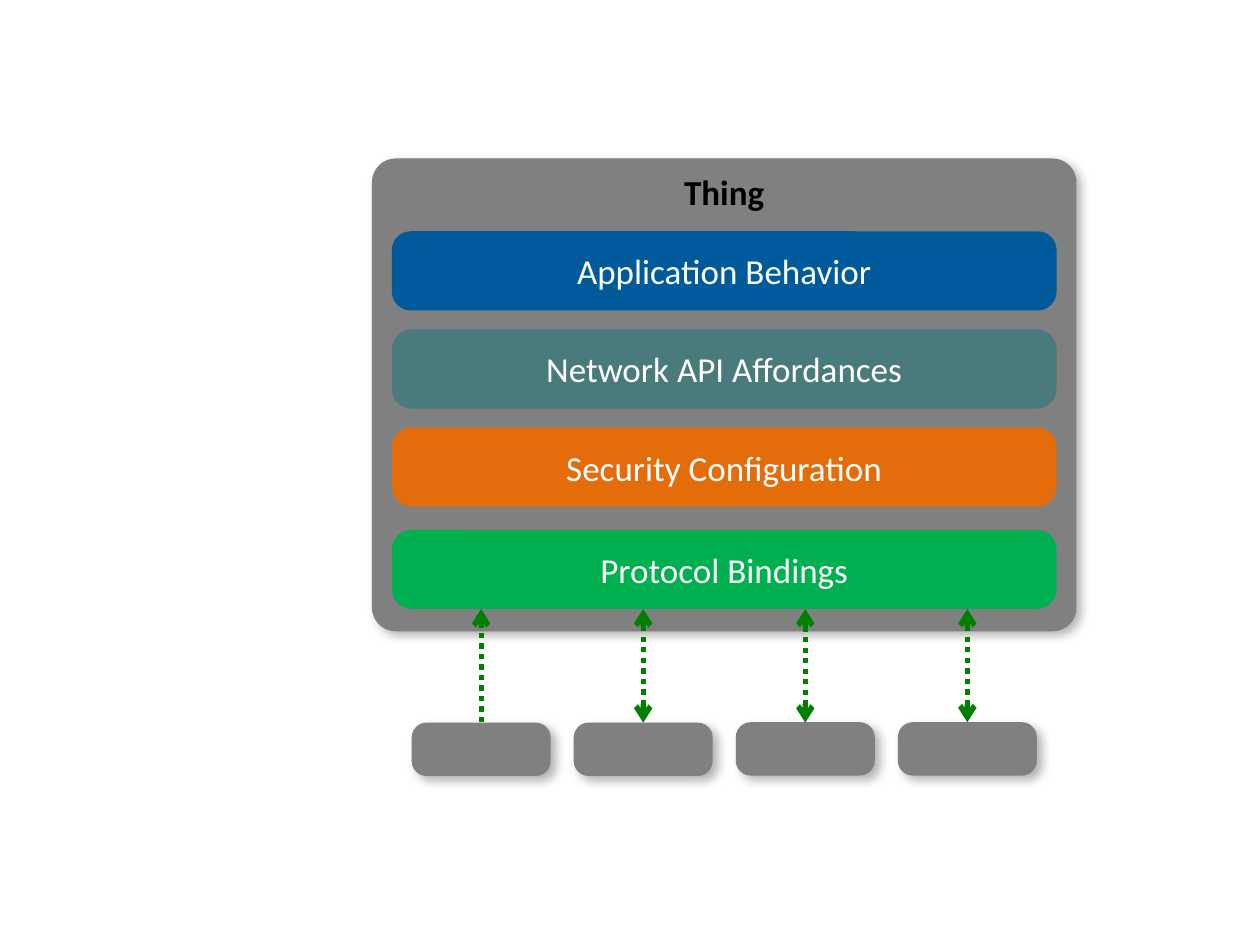
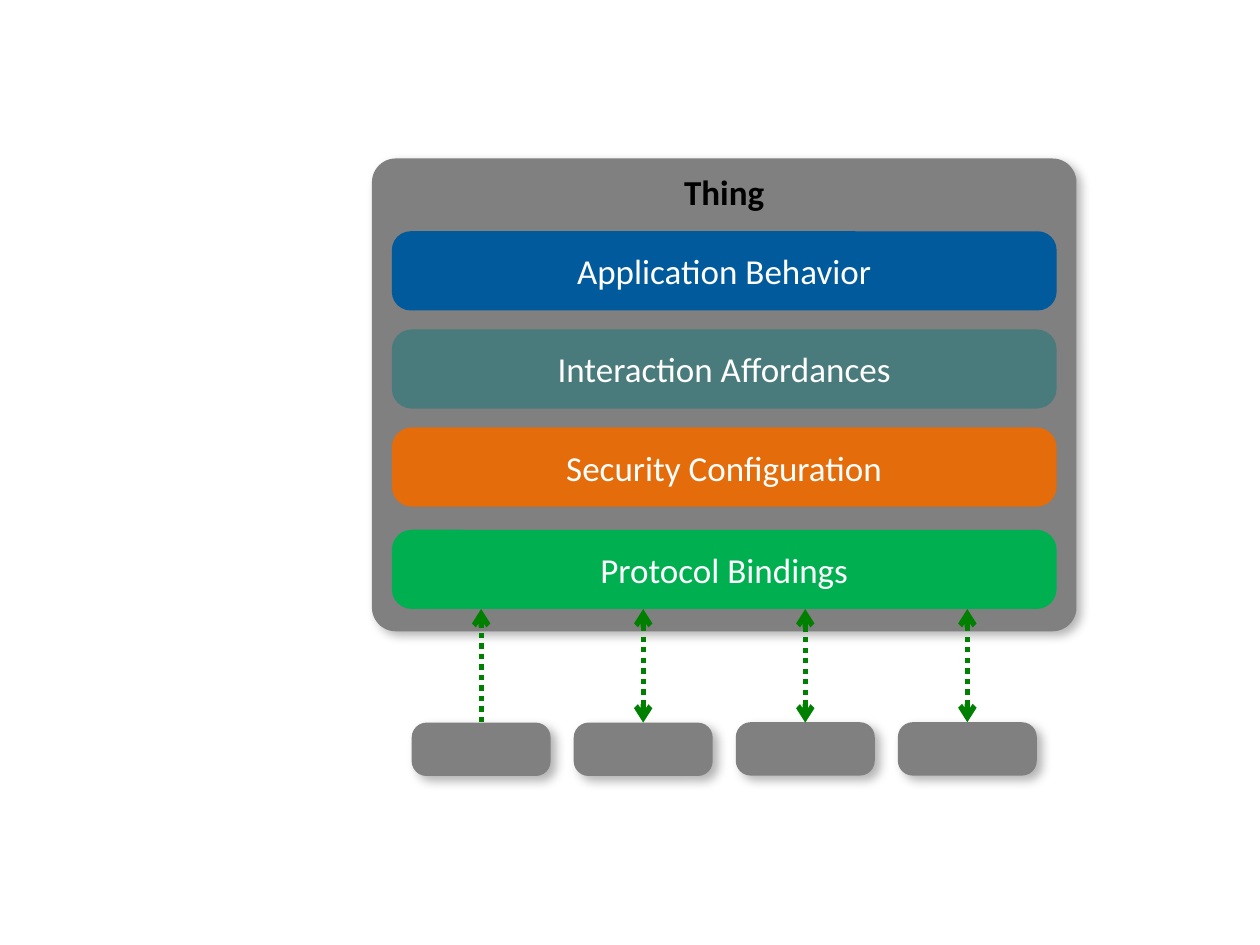
Before and after one commit to w3c/wot-architecture, a slide deck: slide 2 of images/wot-architecture-figures-new.pptx. Drawn at 1260x945 pixels with LibreOffice and Linux fonts; fonts in the diff are those of the drawing. Boxes give left, top, right and bottom in pixels: in the first picture for what was removed or moved away, otherwise in the second. Text is boxed around its words. In the diff, an @@ line names an element or a change of style, - is before the commit and + after.

Commit message:
make terminology consistent
Update to use "Interaction Affordances"

```diff
--- a/images/wot-architecture-figures-new.pptx
+++ b/images/wot-architecture-figures-new.pptx
@@ text in rounded rectangle at [558,357,891,383]: text changed @@
-Network API Affordances
+Interaction Affordances
```
Also in this commit, not shown: 2 other slides changed, 3 other files.
